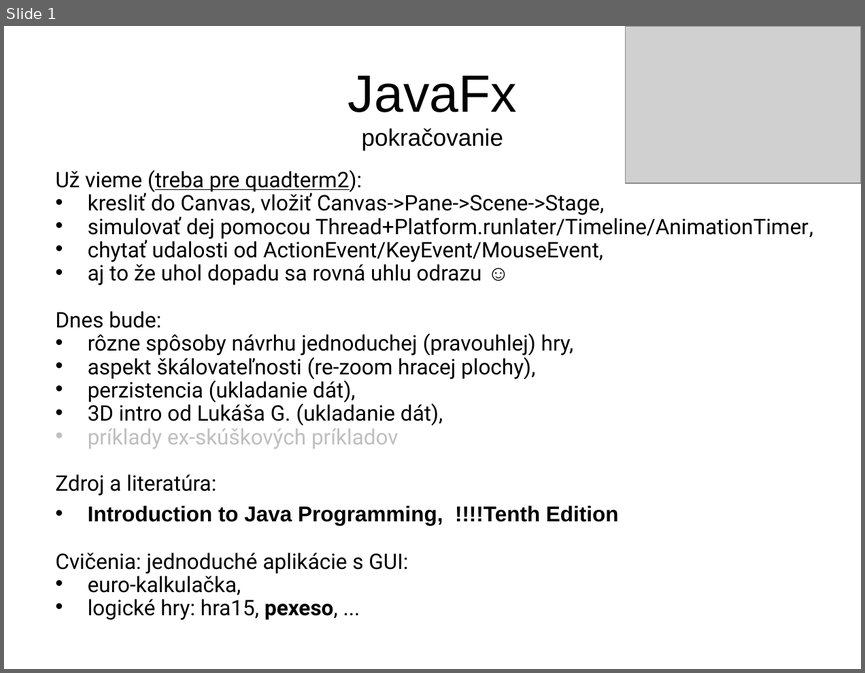
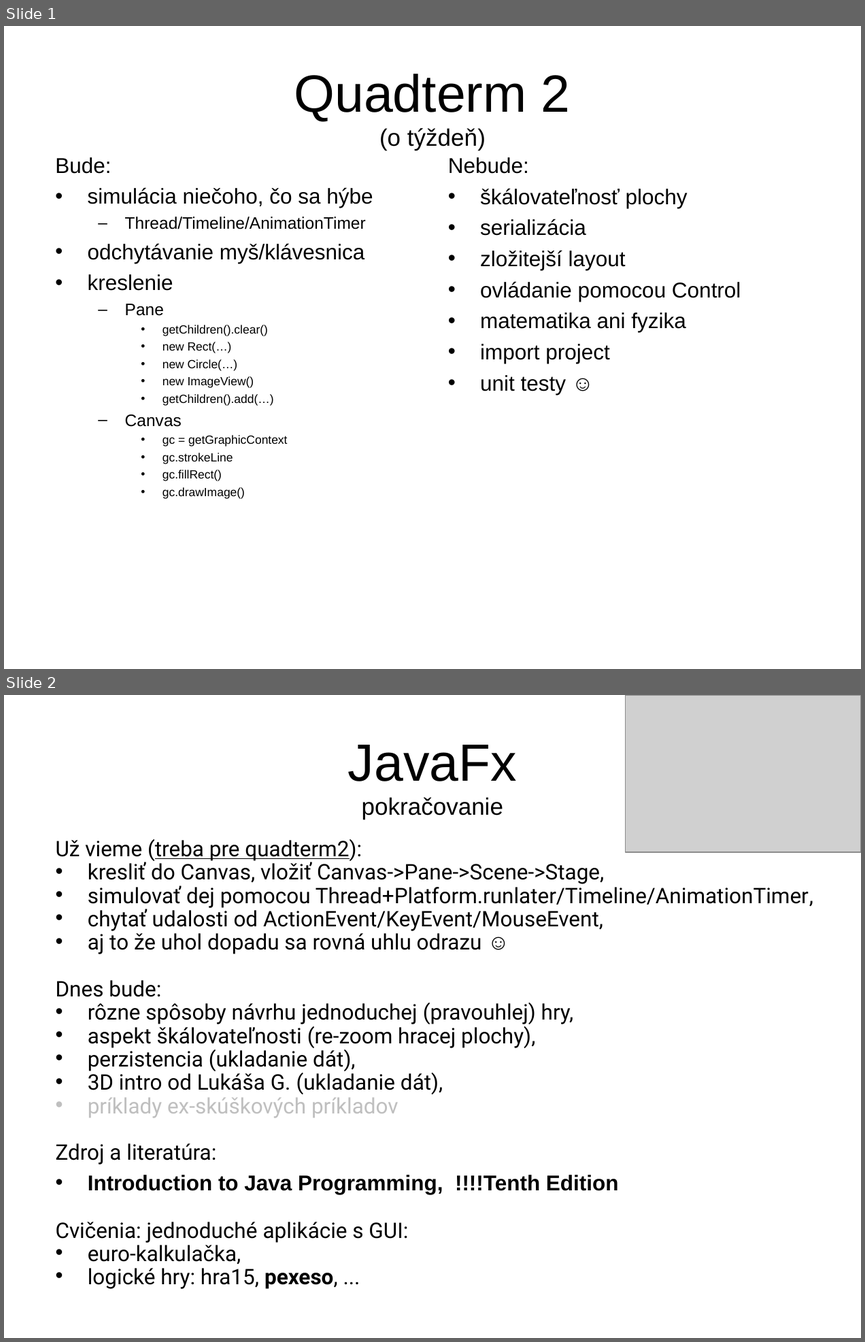
Before and after one commit to Programovanie4/Prednasky, a slide deck: 12/12_java.ppt. Shown one above the other, each under a label of ours: slide 1 before the commit, slides 1 and 2 after it. The pictures are 865x673 and 865x1342 pixels, drawn with LibreOffice and Linux fonts; fonts in the diff are those of the drawing; grey boxes stand for pictures. Boxes give left, top, right and bottom in pixels: in the first picture for what was removed or moved away, otherwise in the second. Text is boxed around its words. In the diff, an @@ line names an element or a change of style, - is before the commit and + after.

```diff
--- a/12/12_java.ppt
+++ b/12/12_java.ppt
@@ slide 1 added at [4,26,861,669], background #FFFFFF @@
@@ title added at [294,74,570,150], 44 pt, text #000000 @@
+Quadterm 2
+(o týždeň)
@@ text added at [55,157,373,499], 10 pt, text #000000 @@
+Bude:
+• simulácia niečoho, čo sa hýbe
+  – Thread/Timeline/AnimationTimer
+• odchytávanie myš/klávesnica
+• kreslenie
+  – Pane
+    • getChildren().clear()
+    • new Rect(…)
+    • new Circle(…)
+    • new ImageView()
+    • getChildren().add(…)
+  – Canvas
+    • gc = getGraphicContext
+    • gc.strokeLine
+    • gc.fillRect()
+    • gc.drawImage()
@@ text added at [448,157,740,395], 18 pt, text #000000 @@
+Nebude:
+• škálovateľnosť plochy
+• serializácia
+• zložitejší layout
+• ovládanie pomocou Control
+• matematika ani fyzika
+• import project
+• unit testy ☺
@@ what was slide 1 is now slide 2 @@
```
Also in this commit, not shown: 3 other files.
